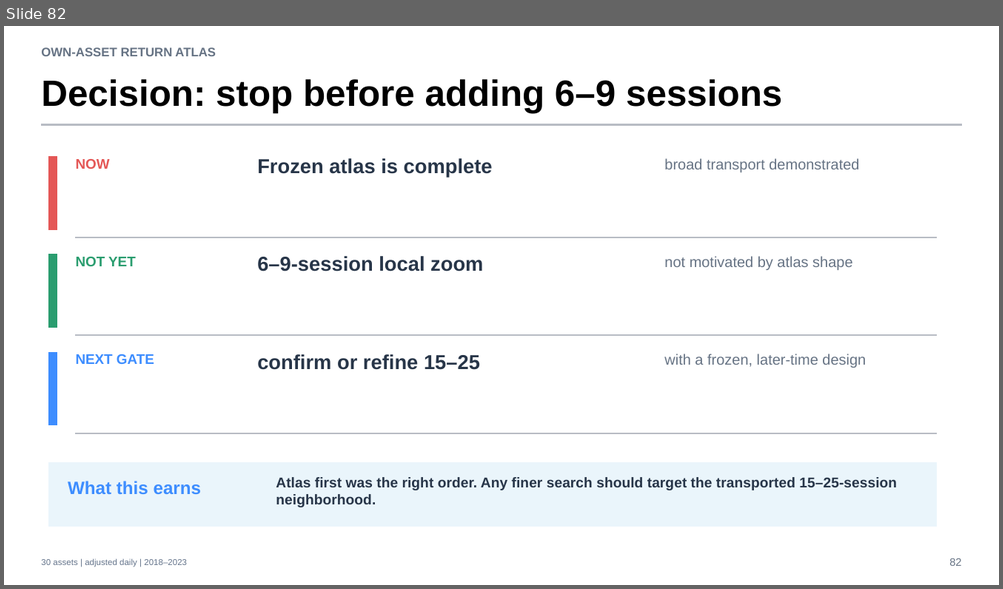
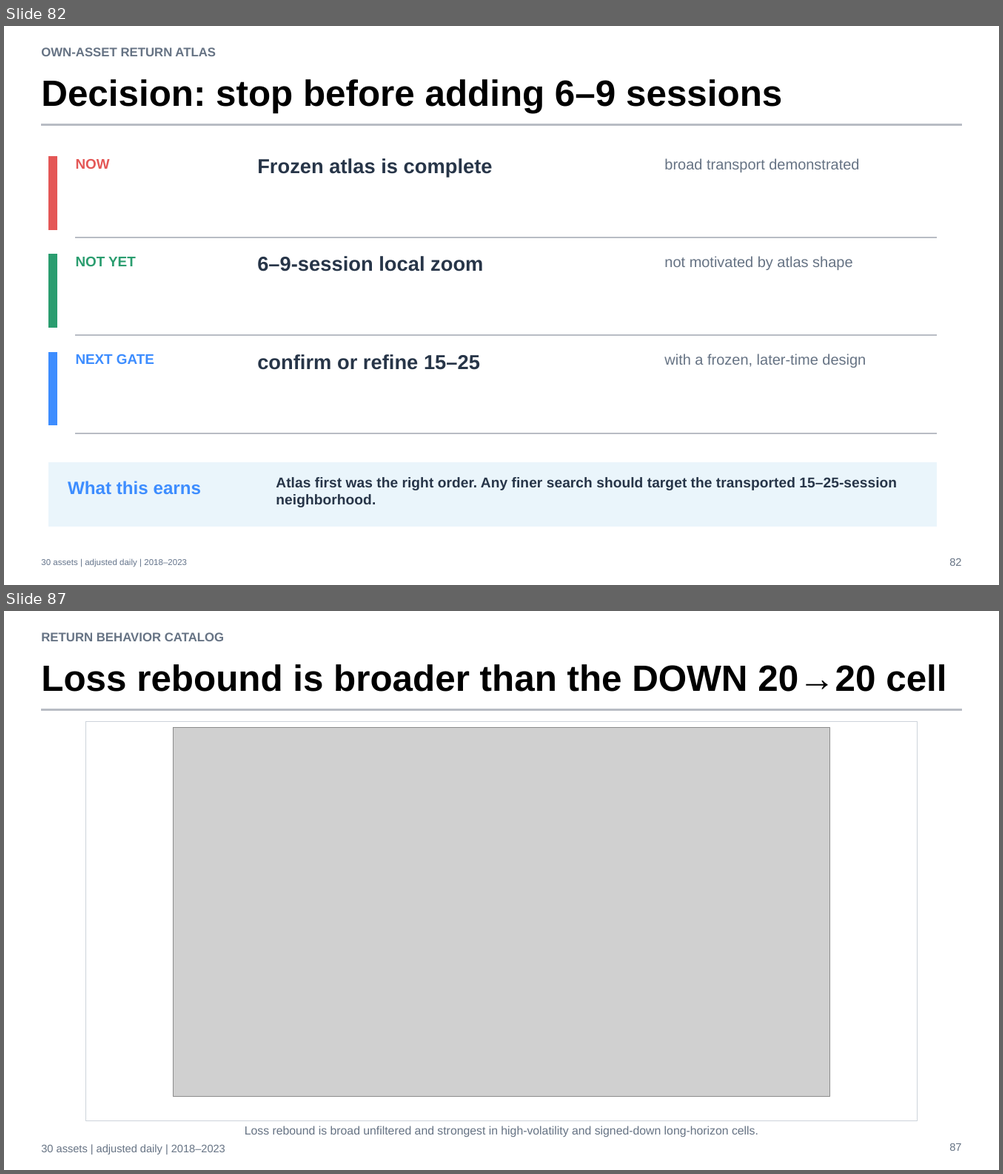
Before and after one commit to Francisc0Franc0/Time-Series-Modeling-Gen5, a slide deck: operator_hypothesis_lab/presentations/tsla_descriptive_microscope_evidence.pptx. Shown one above the other, each under a label of ours: slide 82 before the commit, slides 82 and 87 after it; the slides between them are not shown. The pictures are 1003x589 and 1003x1174 pixels, drawn with LibreOffice and Linux fonts; fonts in the diff are those of the drawing; grey boxes stand for pictures. Boxes give left, top, right and bottom in pixels: in the first picture for what was removed or moved away, otherwise in the second. Text is boxed around its words. In the diff, an @@ line names an element or a change of style, - is before the commit and + after.

Commit message:
research: catalog return-geometry behaviors

```diff
--- a/operator_hypothesis_lab/presentations/tsla_descriptive_microscope_evidence.pptx
+++ b/operator_hypothesis_lab/presentations/tsla_descriptive_microscope_evidence.pptx
@@ slide 87 added at [4,611,999,1170], background #FFFFFF @@
@@ text added at [41,632,224,641], 12 pt, text #667384, bold @@
+RETURN BEHAVIOR CATALOG
@@ text added at [41,664,946,692], 35.2 pt, text #000000, bold @@
+Loss rebound is broader than the DOWN 20→20 cell
@@ rectangle added at [41,709,962,710], fill #B8BCC4, outline #B8BCC4 0 pt @@
@@ rectangle added at [85,721,917,1122], fill #FFFFFF, outline #CDD3DA 0.75 pt @@
@@ picture added at [173,727,830,1096] @@
@@ text added at [244,1126,758,1138], 11.2 pt, text #667384 @@
+Loss rebound is broad unfiltered and strongest in high-volatility and signed-down long-horizon cells.
@@ text added at [41,1145,225,1155], 10.5 pt, text #667384 @@
+30 assets | adjusted daily | 2018–2023
@@ text added at [949,1144,961,1151], 10.5 pt, text #667384 @@
+87
```
Also in this commit, not shown: 6 other slides added, 5 other files.
